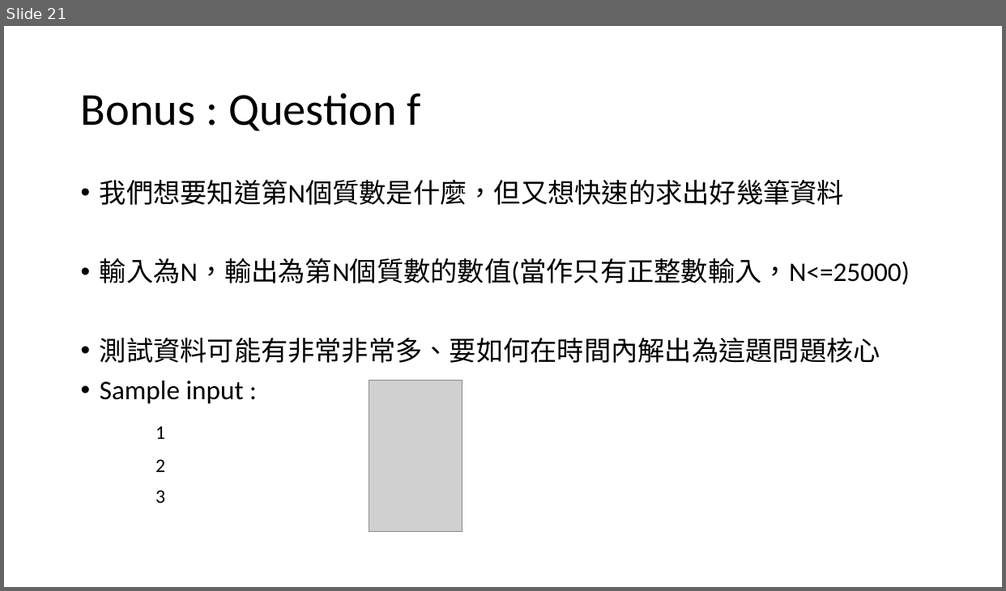
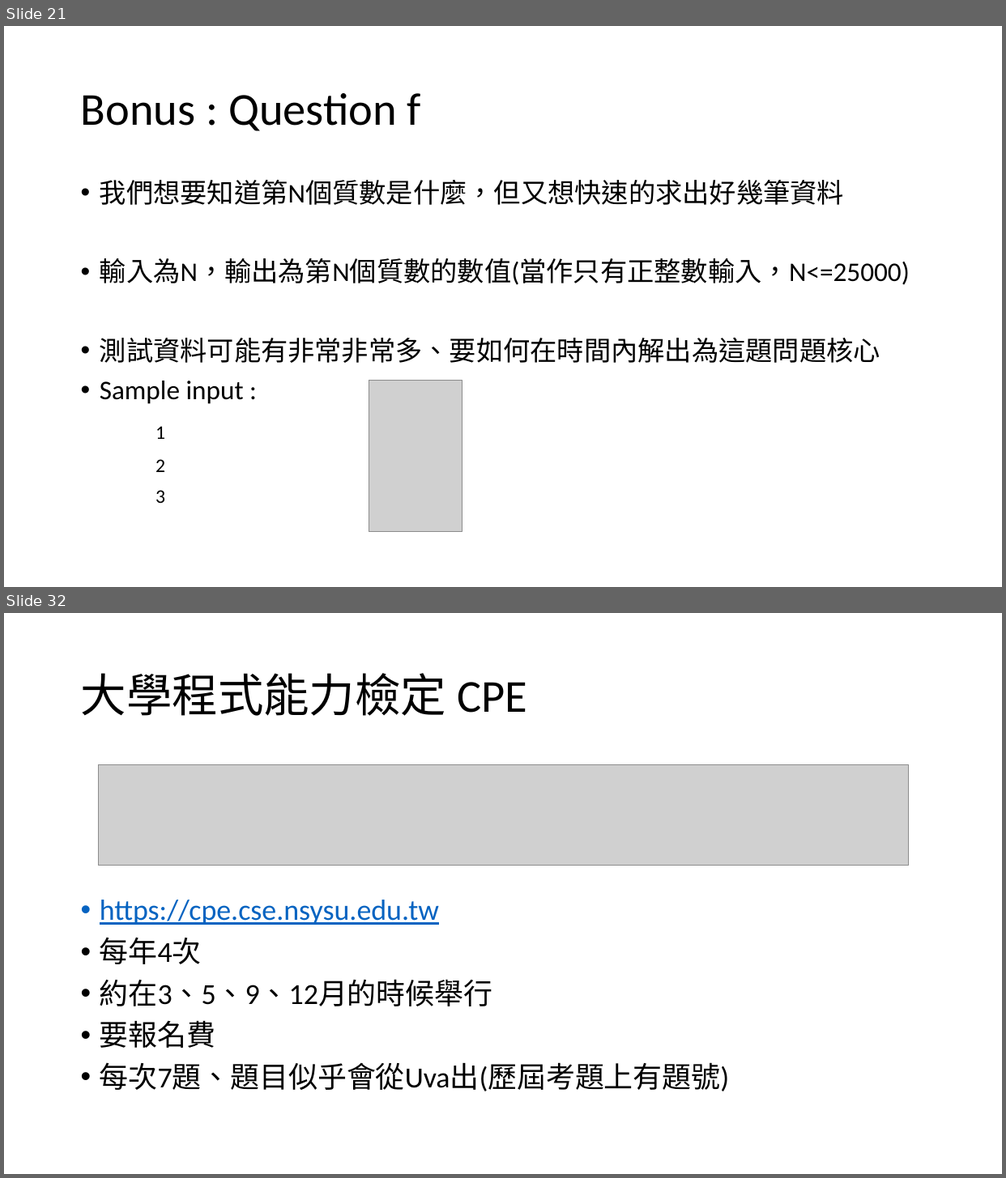
Before and after one commit to TheLurkingCat/Introduction-to-Computers-and-Programming, a slide deck: hw5/hw5.pptx. Shown one above the other, each under a label of ours: slide 21 before the commit, slides 21 and 32 after it; the slides between them are not shown. The pictures are 1006x591 and 1006x1178 pixels, drawn with LibreOffice and Linux fonts; fonts in the diff are those of the drawing; grey boxes stand for pictures. Boxes give left, top, right and bottom in pixels: in the first picture for what was removed or moved away, otherwise in the second. Text is boxed around its words. In the diff, an @@ line names an element or a change of style, - is before the commit and + after.

```diff
--- a/hw5/hw5.pptx
+++ b/hw5/hw5.pptx
@@ slide 32 added at (x1=4, y1=613, x2=1002, y2=1174), background #FFFFFF @@
@@ title added at (x1=81, y1=673, x2=527, y2=716), 44 pt, text #000000 @@
+大學程式能力檢定 CPE
@@ picture added at (x1=98, y1=765, x2=909, y2=866) @@
@@ text added at (x1=100, y1=900, x2=730, y2=1092), 28 pt, text #000000 @@
+• https://cpe.cse.nsysu.edu.tw
+• 每年4次
+• 約在3、5、9、12月的時候舉行
+• 要報名費
+• 每次7題、題目似乎會從Uva出(歷屆考題上有題號)
```
Also in this commit, not shown: 3 slides changed, 13 other slides added, 3 other files.
